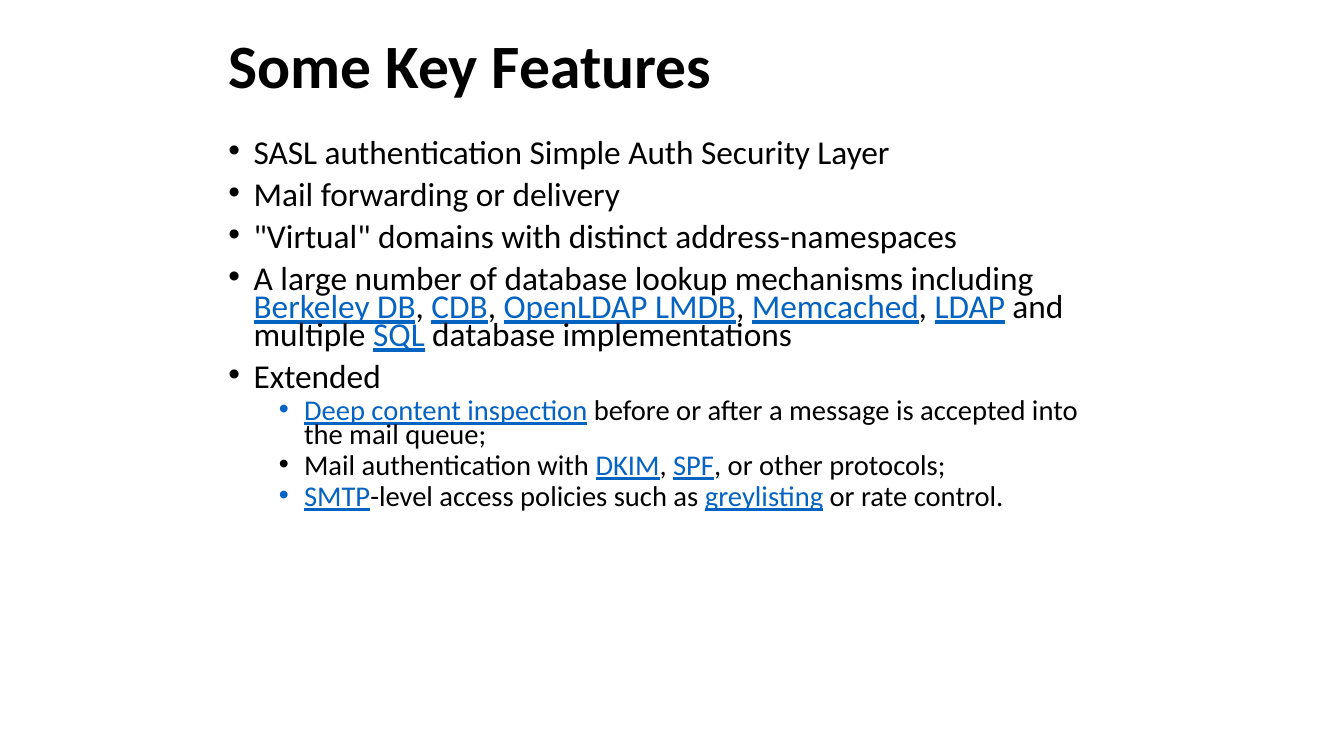
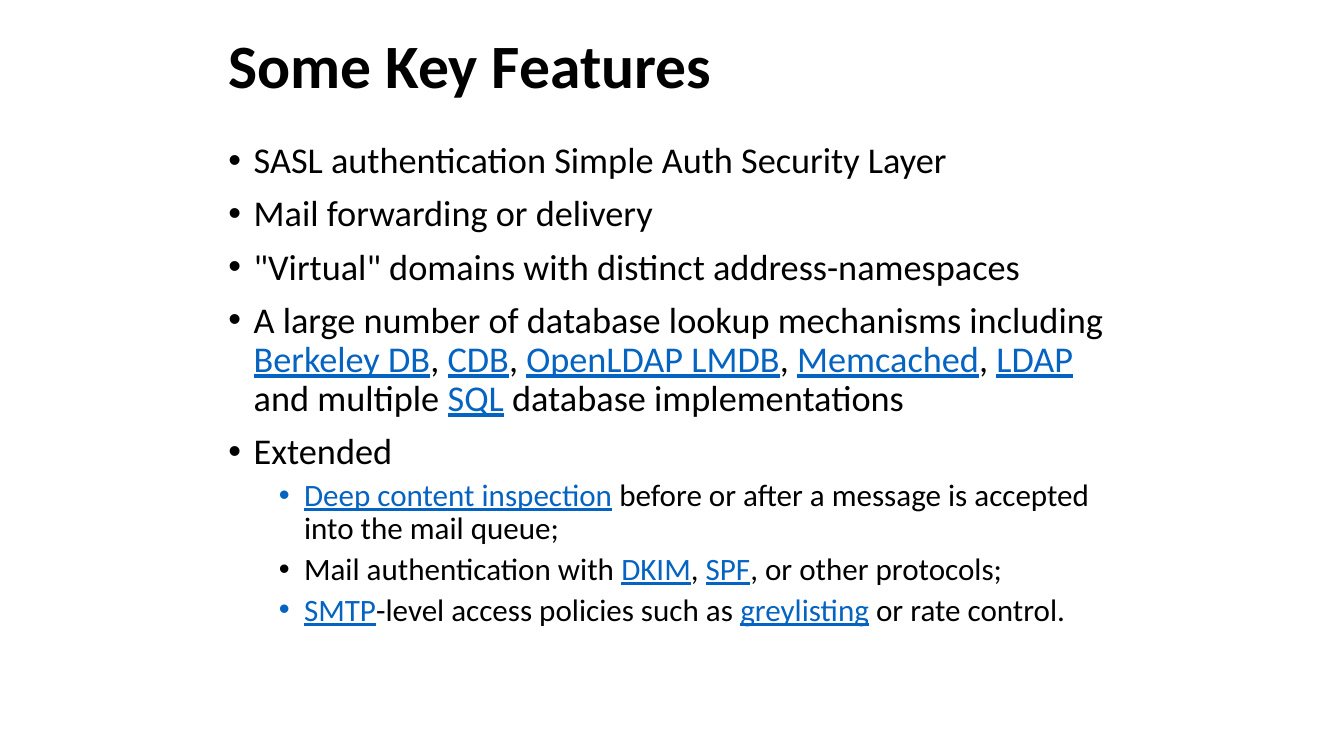
Before and after one commit to afnog/afnog.github.io, a slide deck: slide 4 of sse/postfix/postfix_preso.pptx (slide 5 before the commit). Drawn at 1344x756 pixels with LibreOffice and Linux fonts; fonts in the diff are those of the drawing. Boxes give left, top, right and bottom in pixels: in the first picture for what was removed or moved away, otherwise in the second. Text is boxed around its words. In the diff, an @@ line names an element or a change of style, - is before the commit and + after.

```diff
--- a/sse/postfix/postfix_preso.pptx
+++ b/sse/postfix/postfix_preso.pptx
@@ text "SASL authentication Simple Auth Security ..." at (254,147,1102,627): size 23.8 to 25.9 pt in "SASL authentication Simple Auth Security Layer", "Mail forwarding or delivery", ""Virtual" domains with distinct address-namespaces", "A large number of database lookup mechanisms ..." and 1 more places; size 20.4 to 22.2 pt in "Deep content inspection before or after a ...", "Mail authentication with DKIM, SPF, or other ...", "SMTP-level access policies such as greylisting or ..."; line spacing 0.7 to 0.9 @@
```
Also in this commit, not shown: 1 other slide changed, 1 slide removed, 1 other file.
